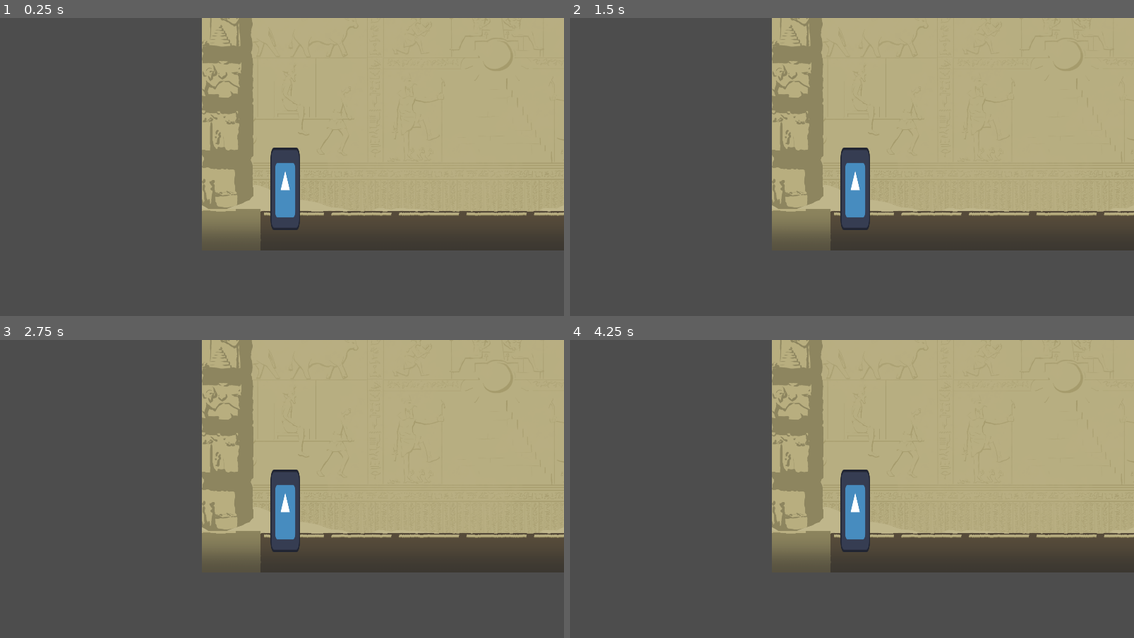
Above: before the commit, frames 1-4 (two rows, left to right).
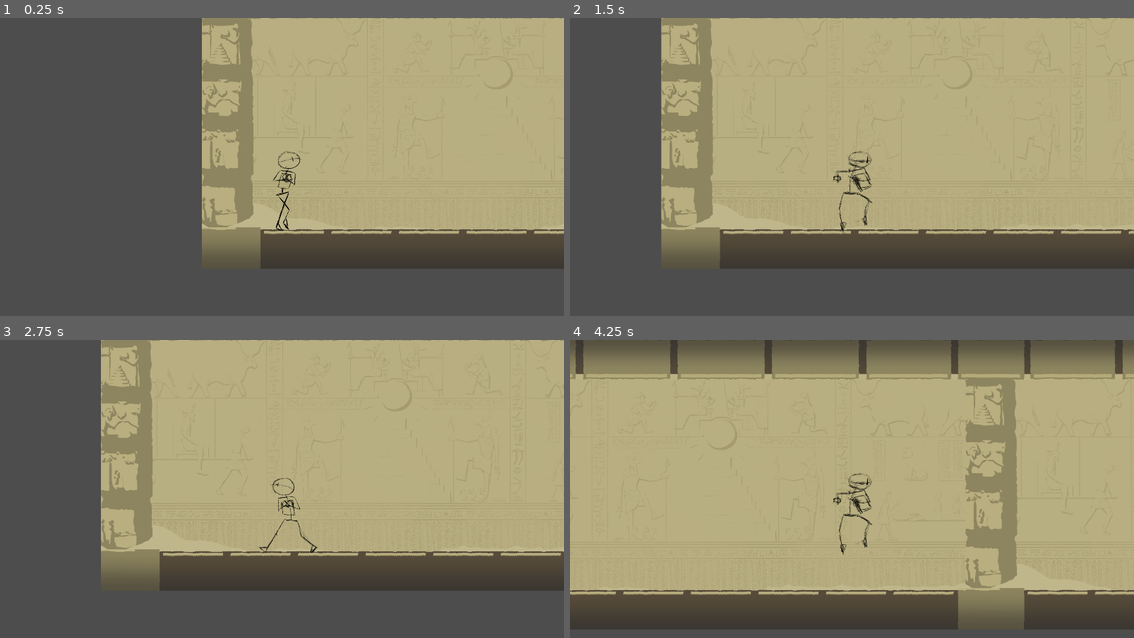
Above: after the commit, the same moments.

Repository: paria12/game-jam
Game: Godot game, scene res://scènes/main_scene.tscn
Two runs of this game, one before a commit and one after it. Both use one fixed random seed, a clock stepped at 60 frames per second and the inputs below. The engine's default icon, where the game draws it, is replaced by a stand-in: a white triangle on a blue panel in a dark square.
Inputs:
- Up to frame 1 (0.25 s): no input
- Up to frame 2 (1.5 s): tap Enter at 0.5 s; hold S (crouch) 0.53-1.28 s; hold D (move_right) from 0.53 s (still down); tap Space (jump) at 0.77, 1.07 s; tap Shift (run) at 0.8, 1.35 s
- Up to frame 3 (2.75 s): tap Space (jump) at 1.52, 1.55, 1.82 s; release D (move_right) at 2.03 s; hold Left (move_left) from 2.03 s (still down); hold Space (jump) from 2.03 s (still down); tap S (crouch) at 2.3 s
- Up to frame 4 (4.25 s): release Left (move_left) at 2.78 s; release Space (jump) at 2.78 s; hold D (move_right) from 2.78 s (still down); tap S (crouch) at 2.85 s; tap Space (jump) at 3.02, 3.32, 3.77, 3.8, 4.07 s; tap Shift (run) at 3.05 s; hold Shift (run) from 3.53 s (still down)

The runs differ from the first frame. In frame 1, 11% of the frame differs, in the area x 35-100%, y 0-85%; in frame 2, 28%; in frame 3, 26%; in frame 4, 61%, in the area x 0-100%, y 0-98%.
Error before the commit: Invalid access to property or key 'scale' on a base object of type 'null instance'. (res://scripts/player.gd:28)

Commit message:
update adding animation player

Diff:
--- a/game-jam/scènes/player.tscn
+++ b/game-jam/scènes/player.tscn
@@ -1,30 +1,113 @@
-[gd_scene load_steps=6 format=3 uid="uid://cely711l01bmm"]
+[gd_scene load_steps=16 format=3 uid="uid://cely711l01bmm"]
 
-[ext_resource type="Texture2D" uid="uid://2vuuoj0h5trs" path="res://ressources/icon.svg" id="1_4flbx"]
 [ext_resource type="Script" uid="uid://cioca66e5eyev" path="res://scripts/player.gd" id="1_onrkg"]
+[ext_resource type="Texture2D" uid="uid://c60m6gck8fark" path="res://ressources/Wireframes/Wireframes/Walk_0000.png" id="2_ou4hl"]
+[ext_resource type="Texture2D" uid="uid://o1eh4a17jrls" path="res://ressources/Wireframes/Wireframes/Crouch_0000.png" id="2_tq5ee"]
 [ext_resource type="Texture2D" uid="uid://bv6p2widvftts" path="res://ressources/calque.png" id="3_i3pqv"]
+[ext_resource type="Texture2D" uid="uid://gdmi7w13j068" path="res://ressources/Wireframes/Wireframes/Walk_0001.png" id="3_k1be4"]
+[ext_resource type="Texture2D" uid="uid://cdnop0c6fpr01" path="res://ressources/Wireframes/Wireframes/Crouch_0001.png" id="3_mk5t5"]
+[ext_resource type="Texture2D" uid="uid://bq06ogxhm0qlv" path="res://ressources/Wireframes/Wireframes/Walk_0002.png" id="4_s4tku"]
+[ext_resource type="Texture2D" uid="uid://dneehpi7nstwk" path="res://ressources/Wireframes/Wireframes/Walk_0003.png" id="5_ojynp"]
+[ext_resource type="Texture2D" uid="uid://10hafotmnf5u" path="res://ressources/Wireframes/Wireframes/Jump_0001.png" id="8_kgfef"]
+[ext_resource type="Texture2D" uid="uid://ot8jn8farsb6" path="res://ressources/Wireframes/Wireframes/Jump_0002.png" id="9_gvwmi"]
+[ext_resource type="Texture2D" uid="uid://di3kulicmxe8v" path="res://ressources/Wireframes/Wireframes/Run_0000.png" id="10_dxdnu"]
+[ext_resource type="Texture2D" uid="uid://2lhfgof8pc0v" path="res://ressources/Wireframes/Wireframes/Run_0001.png" id="11_a5441"]
+
+[sub_resource type="SpriteFrames" id="SpriteFrames_ou4hl"]
+animations = [{
+"frames": [{
+"duration": 1.0,
+"texture": ExtResource("2_tq5ee")
+}, {
+"duration": 1.0,
+"texture": ExtResource("3_mk5t5")
+}],
+"loop": true,
+"name": &"crouch",
+"speed": 5.0
+}, {
+"frames": [{
+"duration": 1.0,
+"texture": ExtResource("2_ou4hl")
+}, {
+"duration": 1.0,
+"texture": ExtResource("3_k1be4")
+}, {
+"duration": 1.0,
+"texture": ExtResource("4_s4tku")
+}, {
+"duration": 1.0,
+"texture": ExtResource("5_ojynp")
+}],
+"loop": true,
+"name": &"default",
+"speed": 5.0
+}, {
+"frames": [{
+"duration": 1.0,
+"texture": ExtResource("9_gvwmi")
+}],
+"loop": true,
+"name": &"fall",
+"speed": 5.0
+}, {
+"frames": [{
+"duration": 1.0,
+"texture": ExtResource("5_ojynp")
+}],
+"loop": true,
+"name": &"idle",
+"speed": 5.0
+}, {
+"frames": [{
+"duration": 1.0,
+"texture": ExtResource("2_tq5ee")
+}],
+"loop": true,
+"name": &"idle_crouch",
+"speed": 5.0
+}, {
+"frames": [{
+"duration": 1.0,
+"texture": ExtResource("8_kgfef")
+}],
+"loop": true,
+"name": &"jump",
+"speed": 5.0
+}, {
+"frames": [{
+"duration": 1.0,
+"texture": ExtResource("10_dxdnu")
+}, {
+"duration": 1.0,
+"texture": ExtResource("11_a5441")
+}],
+"loop": true,
+"name": &"run",
+"speed": 5.0
+}]
 
 [sub_resource type="CapsuleShape2D" id="CapsuleShape2D_hqtel"]
-radius = 52.0
-height = 290.0
+radius = 41.0
+height = 264.0
 
 [sub_resource type="CapsuleShape2D" id="CapsuleShape2D_i3pqv"]
-radius = 49.0
-height = 144.0
+radius = 43.0
+height = 108.0
 
 [node name="Player" type="CharacterBody2D"]
 position = Vector2(273, -5)
 collision_layer = 2
-collision_mask = 9
+collision_mask = 13
 script = ExtResource("1_onrkg")
 
-[node name="Sprite2D" type="Sprite2D" parent="."]
-position = Vector2(11, -137.5)
-scale = Vector2(0.78125, 2.21094)
-texture = ExtResource("1_4flbx")
+[node name="AnimatedSprite2D" type="AnimatedSprite2D" parent="."]
+position = Vector2(17, -139)
+sprite_frames = SubResource("SpriteFrames_ou4hl")
+animation = &"idle"
 
 [node name="Standing" type="CollisionShape2D" parent="."]
-position = Vector2(10, -139)
+position = Vector2(23, -132)
 shape = SubResource("CapsuleShape2D_hqtel")
 
 [node name="Camera2D" type="Camera2D" parent="."]
@@ -37,5 +120,5 @@
 texture = ExtResource("3_i3pqv")
 
 [node name="Crouching" type="CollisionShape2D" parent="."]
-position = Vector2(11, -70)
+position = Vector2(24, -53)
 shape = SubResource("CapsuleShape2D_i3pqv")
